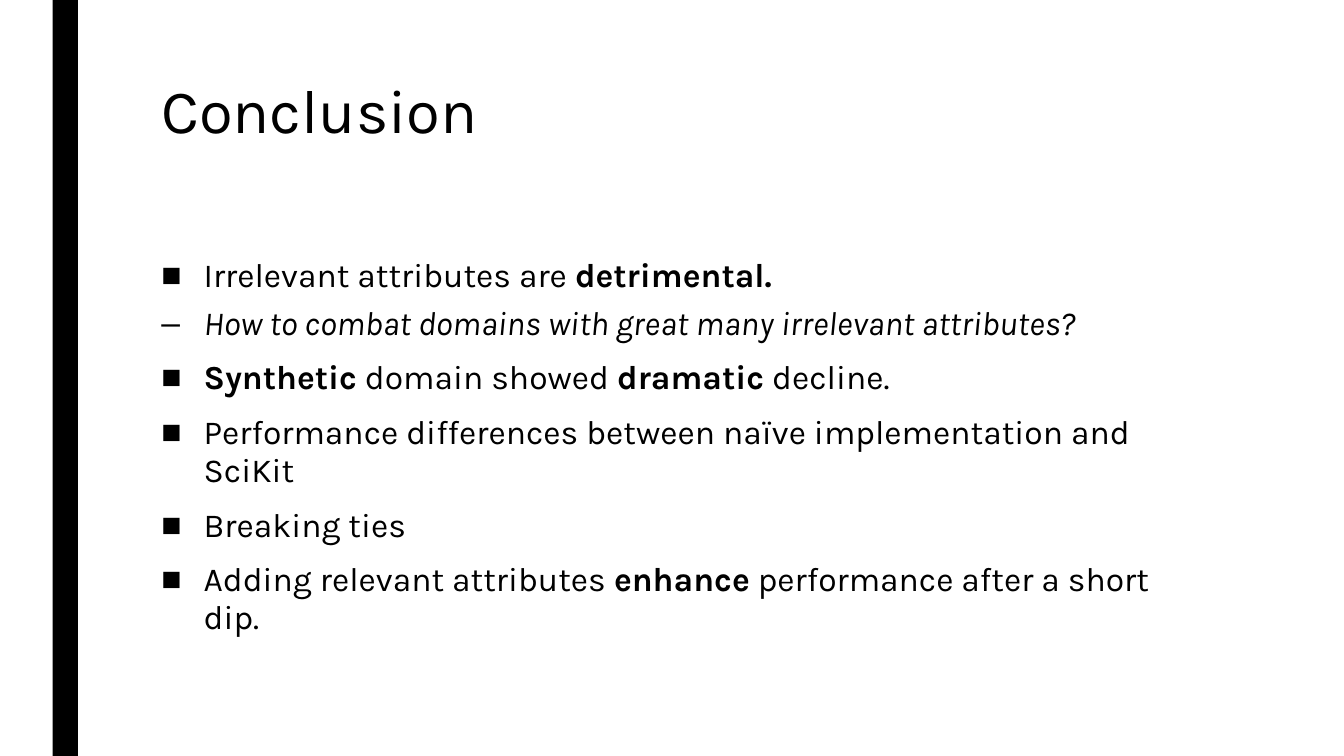
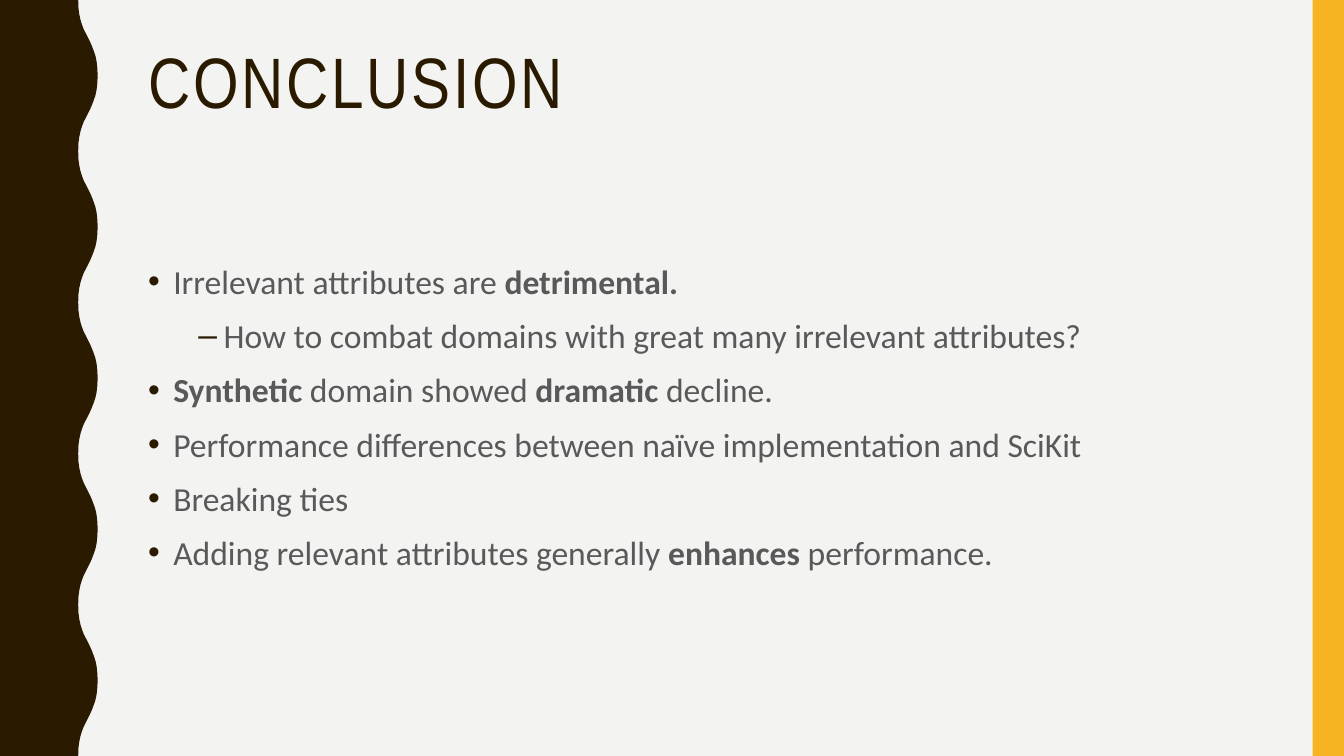
Before and after one commit to gururaj-shriram/ece548-machine-learning, a slide deck: slide 30 of proj1/presentation/pres.pptx. Drawn at 1344x756 pixels with LibreOffice and Linux fonts; fonts in the diff are those of the drawing. Boxes give left, top, right and bottom in pixels: in the first picture for what was removed or moved away, otherwise in the second. Text is boxed around its words. In the diff, an @@ line names an element or a change of style, - is before the commit and + after.

Commit message:
Updated presentation
Changed theme to make graphs more visible; rearranged text/graphs to reflect changes

```diff
--- a/proj1/presentation/pres.pptx
+++ b/proj1/presentation/pres.pptx
@@ background #FFFFFF to #F3F3F2 @@
@@ freeform shape added at [0, 0, 98, 756], fill #2A1A00 @@
@@ rectangle removed at [52, 0, 78, 756] @@
@@ rectangle added at [1313, 0, 1344, 756], fill #F8B323 @@
@@ title at [148, 58, 563, 109]: text changed; size 44 to 51 pt; font Karla to Arial Narrow; text colour #000000 to #2A1A00 @@
-Conclusion
+CONCLUSION
@@ text "Irrelevant attributes are detrimental.": place and size @@
-text "Irrelevant attributes are detrimental." at [204, 263, 1149, 637]
+text "Irrelevant attributes are detrimental." at [173, 270, 1082, 571]
@@ text at [173, 270, 1082, 517]: font Karla to Calibri, text colour #000000 to #595959 in "Irrelevant attributes are detrimental.", "How to combat domains with great many ...", "Synthetic domain showed dramatic decline.", "Performance differences between naïve implementation and Sci ..." and 1 more places; italic off in "How to combat domains with great many ..."; bullet ■ to •; line spacing 0.94 to 1.1; less space between paragraphs; indent changed @@
@@ text at [173, 541, 993, 571]: text changed; font Karla to Calibri; text colour #000000 to #595959 @@
-■ Adding relevant attributes enhance performance after a short dip.
+• Adding relevant attributes generally enhances performance.
```
Also in this commit, not shown: 30 other slides changed.
